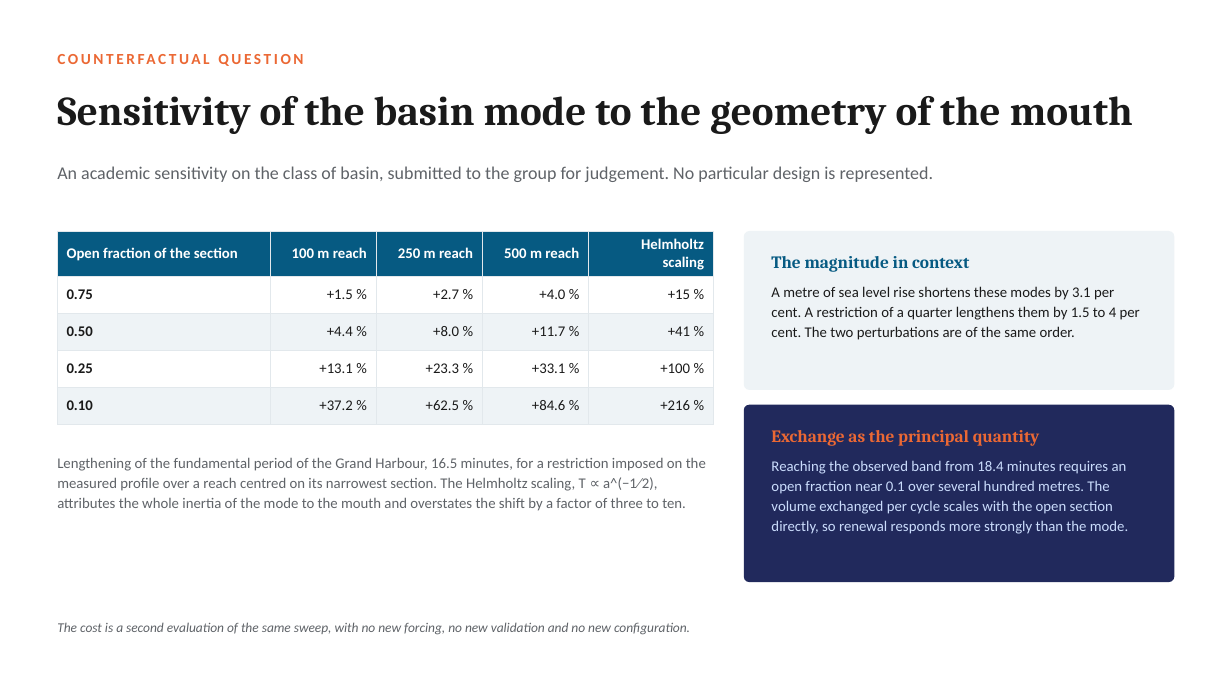
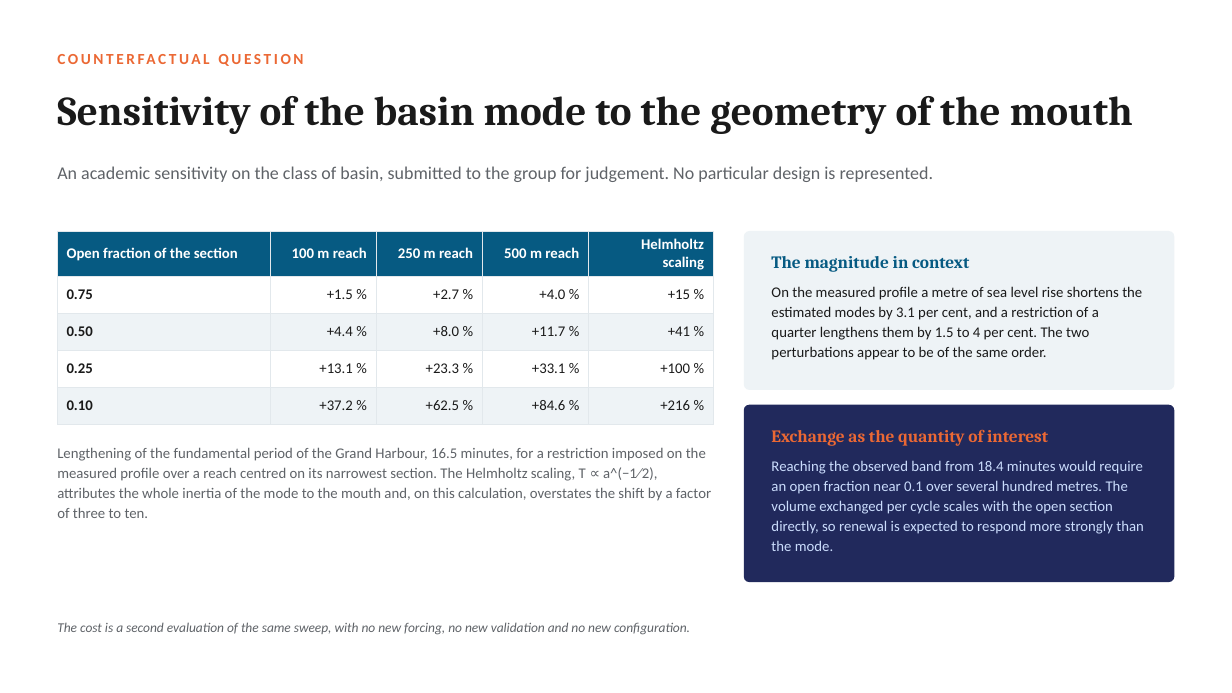
Before and after one commit to cicero-martins/MaltaDT, a slide deck: slide 15 of docs/valletta_model_concept_2026-10-08.pptx. Drawn at 1232x693 pixels with LibreOffice and Linux fonts; fonts in the diff are those of the drawing. Boxes give left, top, right and bottom in pixels: in the first picture for what was removed or moved away, otherwise in the second. Text is boxed around its words. In the diff, an @@ line names an element or a change of style, - is before the commit and + after.

Commit message:
docs(deck): state the results of the full deck as preliminary
The full deck presented one-dimensional estimates, a single-gauge
spectrum and an idealised boundary test as settled findings. The wording
now matches the short version: estimates as estimates, the domain and
the design as proposals, the readings of the Senglea spectrum as
provisional, and the boundary as a working configuration. The cover
edited in PowerPoint is carried over by copy_deck_cover.ps1.

```diff
--- a/docs/valletta_model_concept_2026-10-08.pptx
+++ b/docs/valletta_model_concept_2026-10-08.pptx
@@ text at (x1=771, y1=286, x2=1142, y2=360): text changed @@
-A metre of sea level rise shortens these modes by 3.1 per cent. A restriction of a quarter lengthens them by 1.5 to 4 per cent. The two perturbations are of the same order.
+On the measured profile a metre of sea level rise shortens the estimated modes by 3.1 per cent, and a restriction of a quarter lengthens them by 1.5 to 4 per cent. The two perturbations appear to be of the same order.
@@ text at (x1=57, y1=447, x2=711, y2=518): text changed @@
-Lengthening of the fundamental period of the Grand Harbour, 16.5 minutes, for a restriction imposed on the measured profile over a reach centred on its narrowest section. The Helmholtz scaling, T ∝ a^(−1∕2), attributes the whole inertia of the mode to the mouth and overstates the shift by a factor of three to ten.
+Lengthening of the fundamental period of the Grand Harbour, 16.5 minutes, for a restriction imposed on the measured profile over a reach centred on its narrowest section. The Helmholtz scaling, T ∝ a^(−1∕2), attributes the whole inertia of the mode to the mouth and, on this calculation, overstates the shift by a factor of three to ten.
@@ text at (x1=771, y1=429, x2=1048, y2=446): text changed @@
-Exchange as the principal quantity
+Exchange as the quantity of interest
@@ text at (x1=771, y1=460, x2=1144, y2=551): text changed @@
-Reaching the observed band from 18.4 minutes requires an open fraction near 0.1 over several hundred metres. The volume exchanged per cycle scales with the open section directly, so renewal responds more strongly than the mode.
+Reaching the observed band from 18.4 minutes would require an open fraction near 0.1 over several hundred metres. The volume exchanged per cycle scales with the open section directly, so renewal is expected to respond more strongly than the mode.
```
Also in this commit, not shown: 14 other slides changed, 1 other file.
